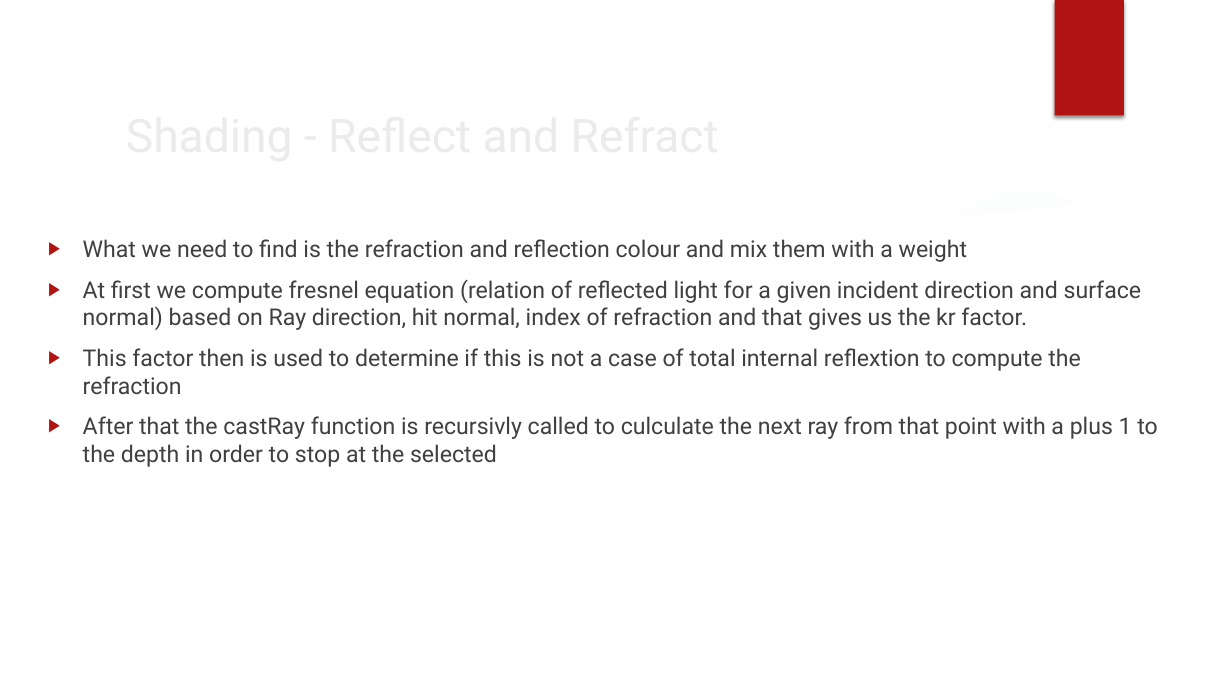
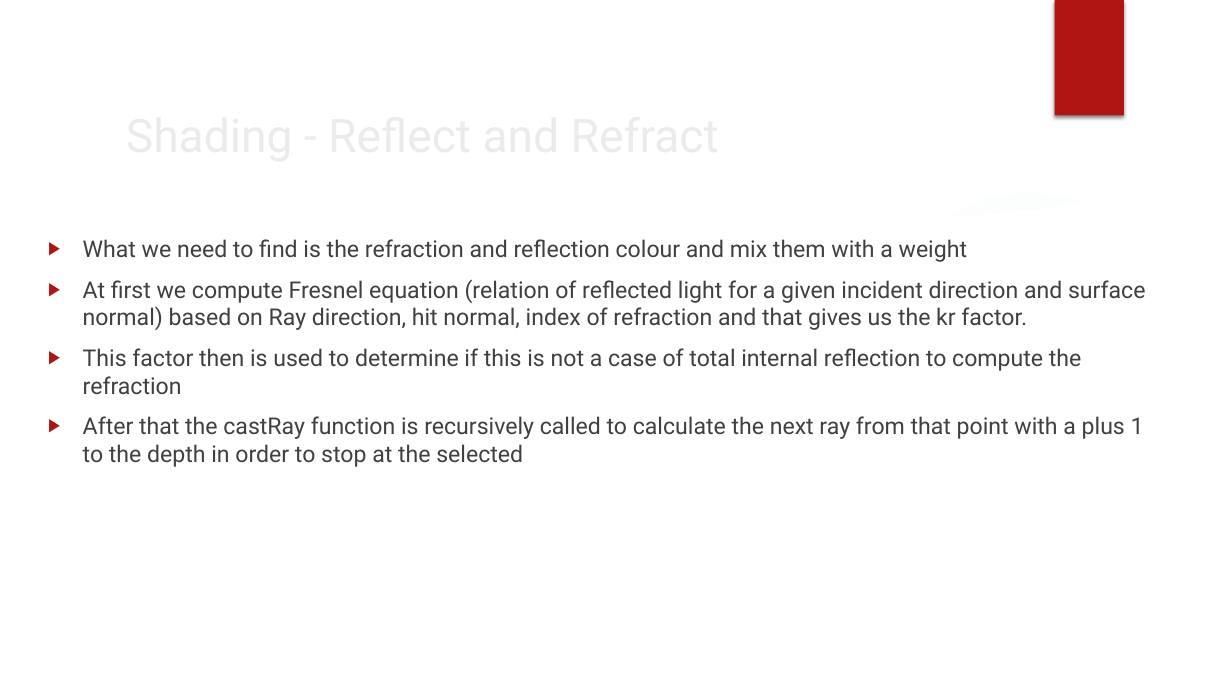
Before and after one commit to koxakis/RayTracing_FPGA, a slide deck: slide 17 of documentation/software/Base_render_system_documentation.pptx (slide 16 before the commit). Drawn at 1232x693 pixels with LibreOffice and Linux fonts; fonts in the diff are those of the drawing; background and template pictures are left out. Boxes give left, top, right and bottom in pixels: in the first picture for what was removed or moved away, otherwise in the second. Text is boxed around its words. In the diff, an @@ line names an element or a change of style, - is before the commit and + after.

```diff
--- a/documentation/software/Base_render_system_documentation.pptx
+++ b/documentation/software/Base_render_system_documentation.pptx
@@ text at [83,279,1145,467]: text changed @@
-▶ At first we compute fresnel equation (relation of reflected light for a given incident direction and surface normal) based on Ray direction, hit normal, index of refraction and that gives us the kr factor.
-▶ This factor then is used to determine if this is not a case of total internal reflextion to compute the refraction
-▶ After that the castRay function is recursivly called to culculate the next ray from that point with a plus 1 to the depth in order to stop at the selected
+▶ At first we compute Fresnel equation (relation of reflected light for a given incident direction and surface normal) based on Ray direction, hit normal, index of refraction and that gives us the kr factor.
+▶ This factor then is used to determine if this is not a case of total internal reflection to compute the refraction
+▶ After that the castRay function is recursively called to calculate the next ray from that point with a plus 1 to the depth in order to stop at the selected
```
Also in this commit, not shown: 12 other slides changed, 1 slide added, 3 other files.
